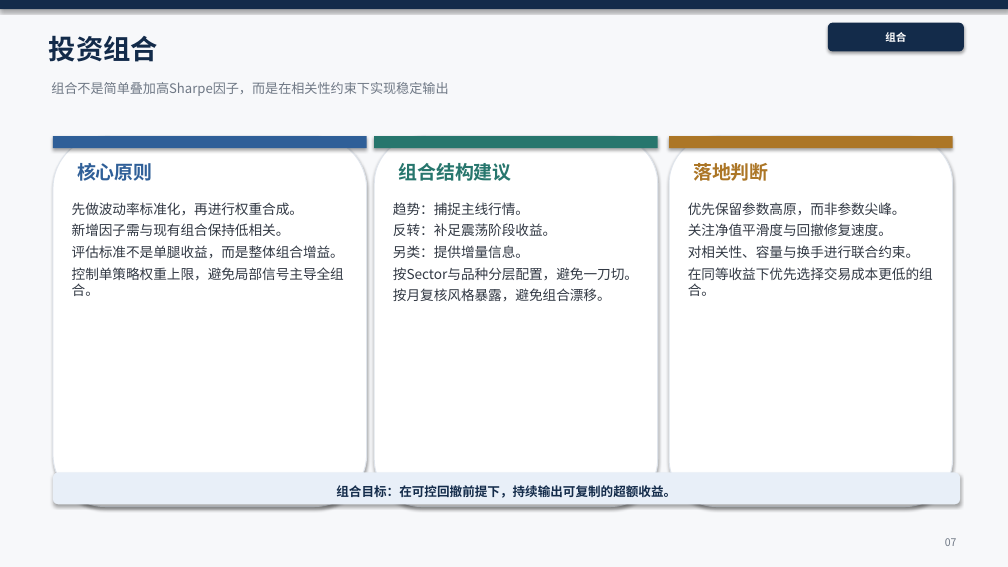
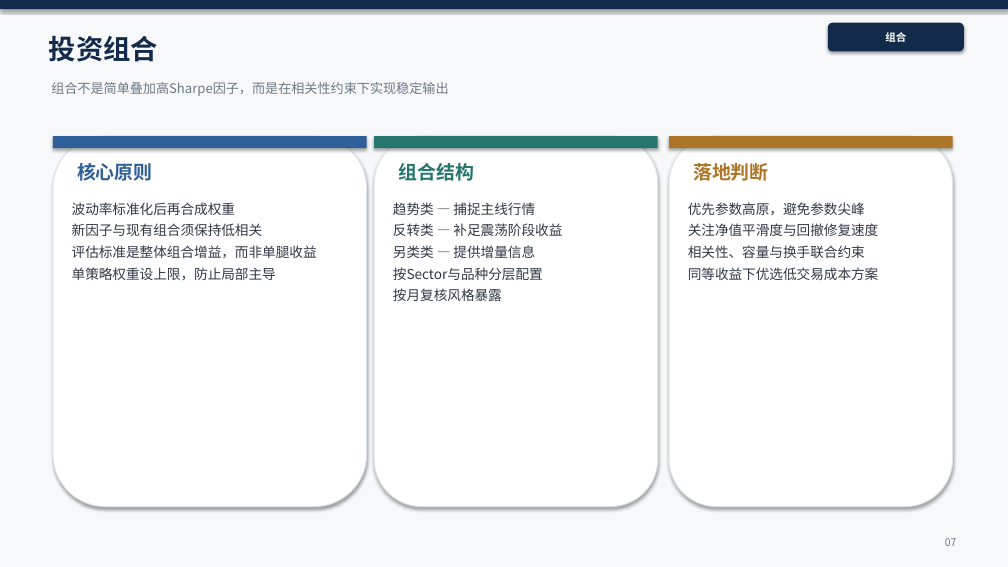
Before and after one commit to KevinSherry2016/CTA, a slide deck: slide 7 of CTA投研框架_10页_精修_v8_tmp.pptx. Drawn at 1008x567 pixels with LibreOffice and Linux fonts; fonts in the diff are those of the drawing. Boxes give left, top, right and bottom in pixels: in the first picture for what was removed or moved away, otherwise in the second. Text is boxed around its words. In the diff, an @@ line names an element or a change of style, - is before the commit and + after.

Commit message:
update ppt

```diff
--- a/CTA投研框架_10页_精修_v8_tmp.pptx
+++ b/CTA投研框架_10页_精修_v8_tmp.pptx
@@ text at [398, 163, 474, 181]: text changed @@
-组合结构建议
+组合结构
@@ text at [72, 202, 317, 280]: text changed @@
-先做波动率标准化，再进行权重合成。
-新增因子需与现有组合保持低相关。
-评估标准不是单腿收益，而是整体组合增益。
-控制单策略权重上限，避免局部信号主导全组合。
+波动率标准化后再合成权重
+新因子与现有组合须保持低相关
+评估标准是整体组合增益，而非单腿收益
+单策略权重设上限，防止局部主导
@@ text at [393, 202, 562, 301]: text changed @@
-趋势：捕捉主线行情。
-反转：补足震荡阶段收益。
-另类：提供增量信息。
-按Sector与品种分层配置，避免一刀切。
-按月复核风格暴露，避免组合漂移。
+趋势类 — 捕捉主线行情
+反转类 — 补足震荡阶段收益
+另类类 — 提供增量信息
+按Sector与品种分层配置
+按月复核风格暴露
@@ text at [688, 202, 879, 280]: text changed @@
-优先保留参数高原，而非参数尖峰。
-关注净值平滑度与回撤修复速度。
-对相关性、容量与换手进行联合约束。
-在同等收益下优先选择交易成本更低的组合。
+优先参数高原，避免参数尖峰
+关注净值平滑度与回撤修复速度
+相关性、容量与换手联合约束
+同等收益下优选低交易成本方案
@@ rounded rectangle removed at [53, 473, 960, 504] @@
@@ text removed at [336, 485, 676, 498] @@
-组合目标：在可控回撤前提下，持续输出可复制的超额收益。
```
Also in this commit, not shown: 8 other slides changed, 1 other file.
